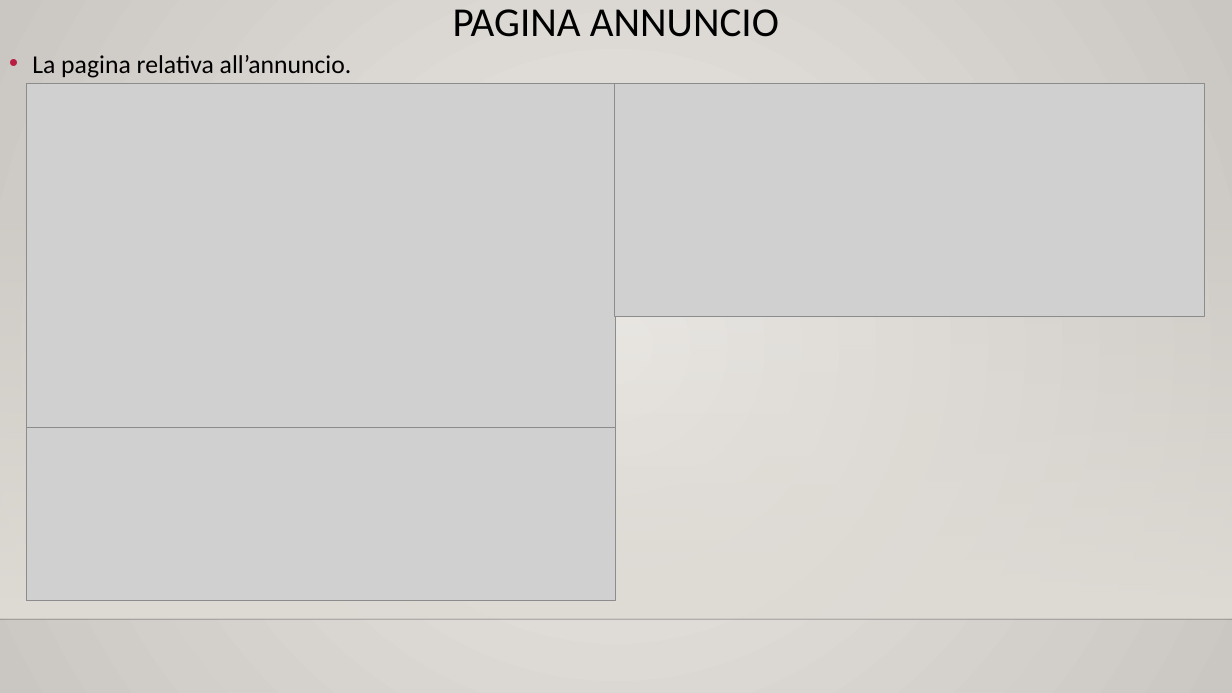
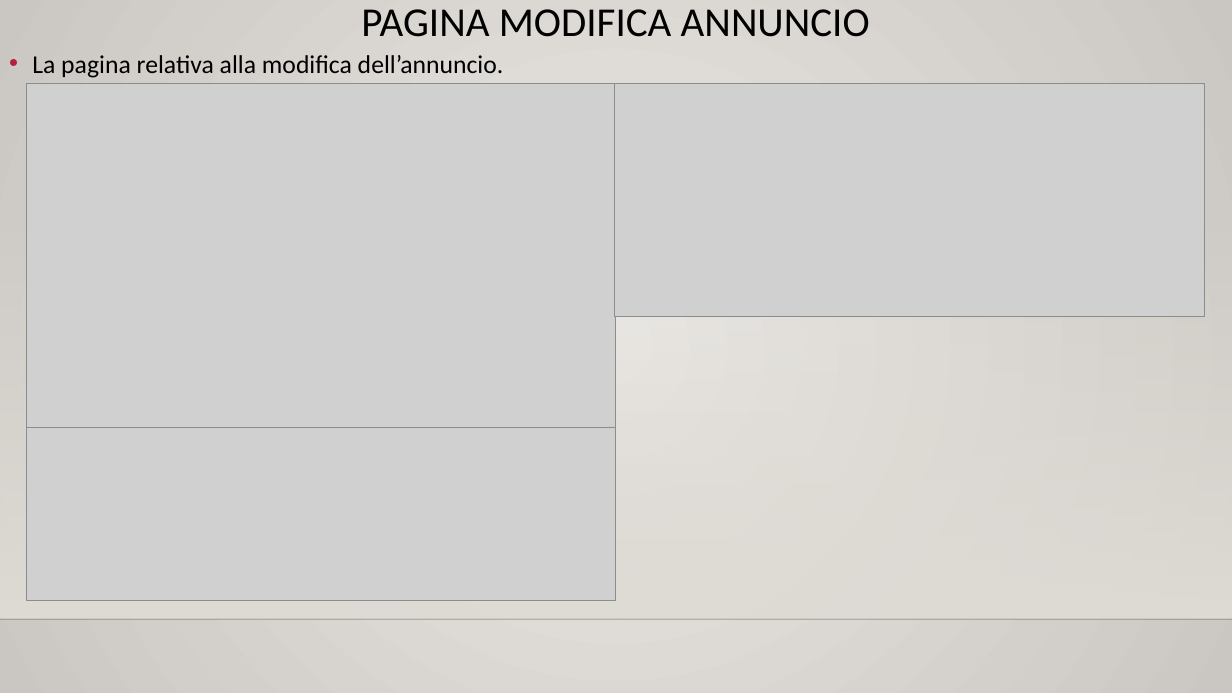
Before and after one commit to LucaNastasi/LibroAuto, a slide deck: slide 8 of presentazione.pptx. Drawn at 1232x693 pixels with LibreOffice and Linux fonts; fonts in the diff are those of the drawing; grey boxes stand for pictures; background and template pictures are left out. Boxes give left, top, right and bottom in pixels: in the first picture for what was removed or moved away, otherwise in the second. Text is boxed around its words. In the diff, an @@ line names an element or a change of style, - is before the commit and + after.

```diff
--- a/presentazione.pptx
+++ b/presentazione.pptx
@@ title at [361,9,870,37]: text changed @@
-PAGINA ANNUNCIO
+PAGINA MODIFICA ANNUNCIO
@@ text at [32,55,504,78]: text changed @@
-• La pagina relativa all’annuncio.
+• La pagina relativa alla modifica dell’annuncio.
```
Also in this commit, not shown: 1 other slide changed, 2 other files.
